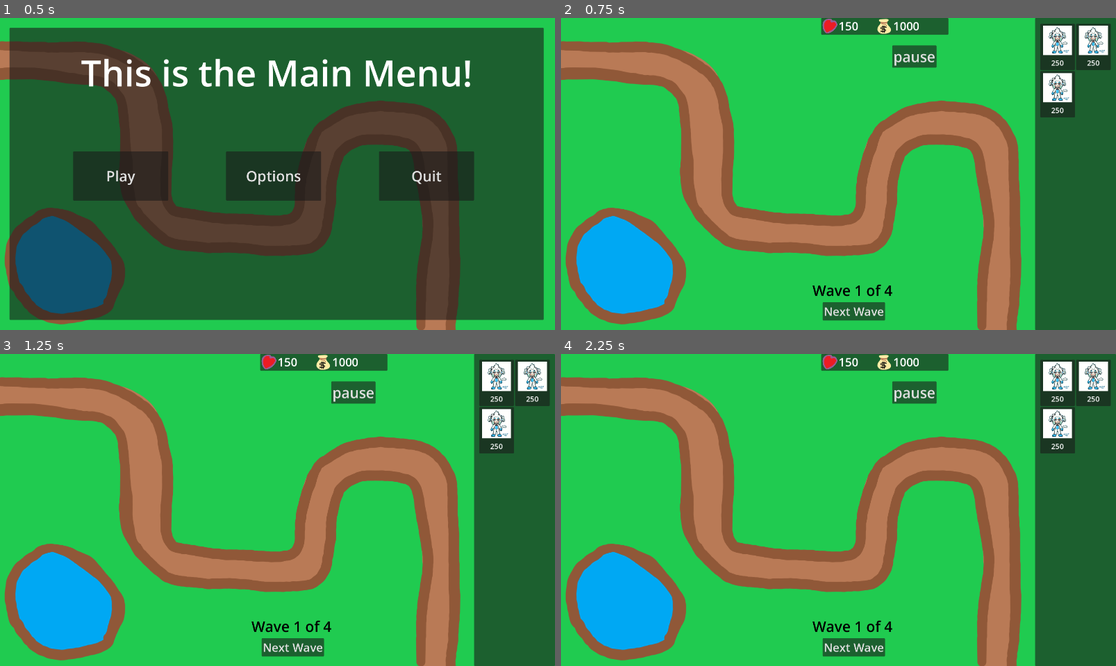
Above: before the commit, frames 1-4 (two rows, left to right).
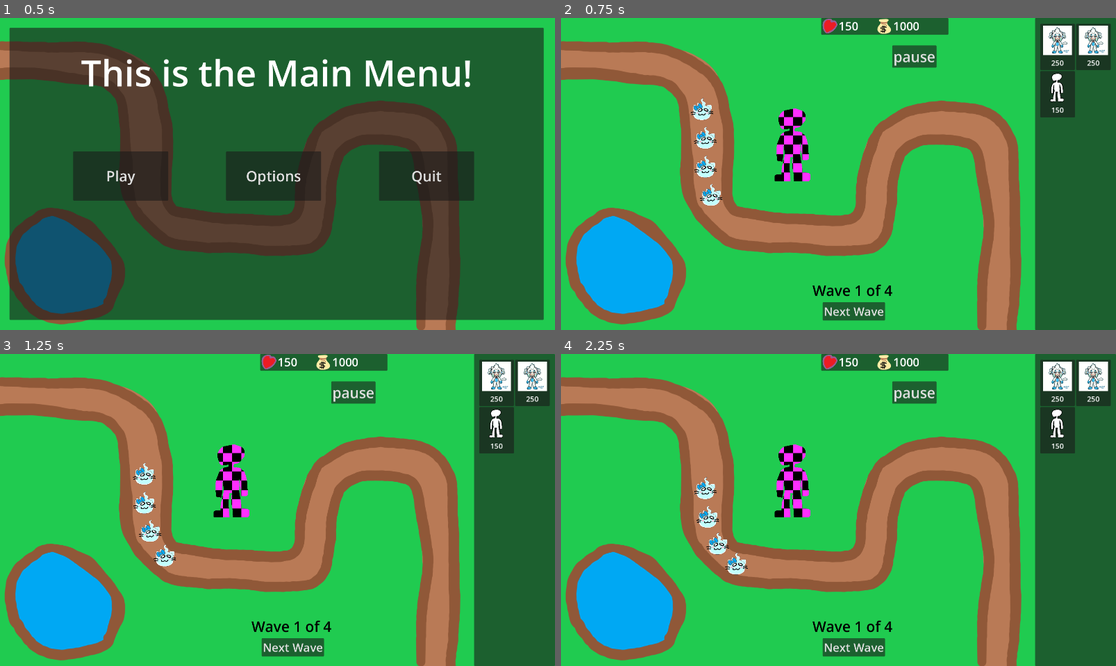
Above: after the commit, the same moments.

Repository: VitaminTree/Minki-Tower-Defense
Game: Godot game, scene res://UI/MainMenu.tscn
Same seed, same stepped clock (60 frames per second), same inputs: the game is played once before the commit and once after it.
Inputs:
- Up to frame 1 (0.5 s): no input
- Up to frame 2 (0.75 s): click "Play" at 0.5 s
- Up to frame 3 (1.25 s): no input
- Up to frame 4 (2.25 s): click "pause" at 1.25 s; click "Continue" at 2 s

Frame 1 is identical in both runs. In frame 2, 2.2% of the frame differs, in the area x 23-93%, y 17-61%; in frame 3, 2.2%; in frame 4, 2.2%.

Commit message:
A second tower has hit the defense
Added a second type of tower. Currently, it's only difference is firing less often and being cheaper, but behind the scenes it is a completely different tower than the original.

Diff:
--- a/Scripts/IceMinkiPanel.gd
+++ b/Scripts/TowerPanel.gd
@@ -1,8 +1,9 @@
 extends Panel
 
 @export var price: int = 250
+@export var tower: PackedScene
+@export var texture: CompressedTexture2D
 
-@onready var tower = preload("res://Towers/IceMinki.tscn")
 @onready var green: StyleBoxFlat = preload("res://validPlacement.tres")
 @onready var red: StyleBoxFlat = preload("res://InvalidPlacement.tres")
 
@@ -15,10 +16,12 @@
 
 func _ready() -> void:
 	$VBoxContainer/PriceLabel.text = str(price)
+	$VBoxContainer/TextureRect.texture = texture
 	SignalMessenger.connect("BALANCE_UPDATED", can_afford)
 	SignalMessenger.connect("MOUSE_OVER_WATER", toggle_water)
 	SignalMessenger.connect("MOUSE_OVER_PATH", toggle_path)
 	SignalMessenger.MONEY_PAYMENT.emit(0) # hack to check balance at game start
+
 
 func can_afford(balance: int)-> void:
 	canPurchase = balance >= price
--- a/Towers/IceMinki.tscn
+++ b/Towers/IceMinki.tscn
@@ -46,7 +46,7 @@
 texture = ExtResource("1_l4cng")
 
 [node name="BulletCooldown" type="Timer" parent="."]
-wait_time = 0.2
+wait_time = 0.5
 one_shot = true
 
 [node name="Area" type="Panel" parent="."]
@@ -63,3 +63,4 @@
 grow_horizontal = 2
 grow_vertical = 2
 theme_override_styles/panel = ExtResource("4_ku0nn")
+metadata/_edit_use_anchors_ = true
--- /dev/null
+++ b/Towers/PurpleMinki.tscn
@@ -0,0 +1,84 @@
+[gd_scene load_steps=10 format=3 uid="uid://biw7a1ylgrqcu"]
+
+[ext_resource type="Script" path="res://Towers/TempMinki.gd" id="1_u16cy"]
+[ext_resource type="Texture2D" uid="uid://cr374bja6kq8s" path="res://Assets/circle.png" id="1_y6rsb"]
+[ext_resource type="PackedScene" uid="uid://coqnc4e8k7cxg" path="res://Towers/Dart.tscn" id="2_dawd7"]
+[ext_resource type="Texture2D" uid="uid://b5xso582ggq0r" path="res://Assets/person.png" id="2_kngs8"]
+[ext_resource type="Texture2D" uid="uid://ccrgq6sennjcm" path="res://Assets/checkerboard.png" id="3_4fupq"]
+[ext_resource type="StyleBox" uid="uid://ruchrnlx762e" path="res://InvalidPlacement.tres" id="3_uqt4y"]
+
+[sub_resource type="RectangleShape2D" id="RectangleShape2D_tr8sk"]
+size = Vector2(109, 110)
+
+[sub_resource type="CircleShape2D" id="CircleShape2D_cil23"]
+radius = 350.0
+
+[sub_resource type="StyleBoxTexture" id="StyleBoxTexture_0lv8g"]
+texture = ExtResource("3_4fupq")
+axis_stretch_horizontal = 1
+axis_stretch_vertical = 1
+modulate_color = Color(1, 0.188235, 0.823529, 1)
+
+[node name="TempMinkiTower" type="StaticBody2D" node_paths=PackedStringArray("projectileContainer", "rangeHitbox", "projectileOrigin", "timer")]
+script = ExtResource("1_u16cy")
+projectile = ExtResource("2_dawd7")
+projectileContainer = NodePath("BulletContainer")
+rangeHitbox = NodePath("BulletRange")
+projectileOrigin = NodePath("BulletOrigin")
+timer = NodePath("BulletCooldown")
+
+[node name="TowerShape" type="CollisionShape2D" parent="."]
+position = Vector2(-0.5, 0)
+shape = SubResource("RectangleShape2D_tr8sk")
+
+[node name="BulletOrigin" type="Marker2D" parent="."]
+position = Vector2(44, 0)
+
+[node name="BulletRange" type="Area2D" parent="."]
+
+[node name="BulletRangeShape" type="CollisionShape2D" parent="BulletRange"]
+position = Vector2(0, 1)
+shape = SubResource("CircleShape2D_cil23")
+
+[node name="BulletRangeVisual" type="Sprite2D" parent="."]
+modulate = Color(0.0588235, 1, 1, 0.368627)
+position = Vector2(0, 1)
+scale = Vector2(2, 2)
+texture = ExtResource("1_y6rsb")
+
+[node name="BulletContainer" type="Node" parent="."]
+
+[node name="Sprite2D" type="Sprite2D" parent="."]
+clip_children = 1
+scale = Vector2(0.5, 0.5)
+texture = ExtResource("2_kngs8")
+
+[node name="Panel" type="Panel" parent="Sprite2D"]
+anchors_preset = 15
+anchor_right = 1.0
+anchor_bottom = 1.0
+offset_left = -128.0
+offset_top = -128.0
+offset_right = -128.0
+offset_bottom = -128.0
+grow_horizontal = 2
+grow_vertical = 2
+theme_override_styles/panel = SubResource("StyleBoxTexture_0lv8g")
+
+[node name="BulletCooldown" type="Timer" parent="."]
+one_shot = true
+
+[node name="Area" type="Panel" parent="."]
+modulate = Color(1, 1, 1, 0.694118)
+anchors_preset = 8
+anchor_left = 0.5
+anchor_top = 0.5
+anchor_right = 0.5
+anchor_bottom = 0.5
+offset_left = -64.0
+offset_top = -64.0
+offset_right = 64.0
+offset_bottom = 64.0
+grow_horizontal = 2
+grow_vertical = 2
+theme_override_styles/panel = ExtResource("3_uqt4y")
--- /dev/null
+++ b/Towers/TempMinki.gd
@@ -0,0 +1,25 @@
+class_name TempMinki extends Tower
+
+var tower = Tower.new()
+
+# Called when the node enters the scene tree for the first time.
+func _ready():
+	tower.dartDamage = dartDamage
+	tower.projectile = projectile
+	tower.projectileContainer = projectileContainer
+	tower.rangeHitbox = rangeHitbox
+	tower.projectileOrigin = projectileOrigin
+	tower.timer = timer
+
+# Called every frame. 'delta' is the elapsed time since the previous frame.
+func _process(delta: float) -> void:
+	tower._process(delta)
+
+func attack(_tgt) -> void:
+	pass
+
+func refresh_targets() -> void:
+	pass
+
+func target_last(_enemies: Array) -> void:
+	pass
--- a/UI/IceMinkiPanel.tscn
+++ b/UI/IceMinkiPanel.tscn
@@ -1,11 +1,11 @@
 [gd_scene load_steps=3 format=3 uid="uid://bg4juqoye2wvi"]
 
-[ext_resource type="Script" path="res://Scripts/IceMinkiPanel.gd" id="1_0ww28"]
+[ext_resource type="Script" path="res://Scripts/TowerPanel.gd" id="1_ts8j7"]
 [ext_resource type="Texture2D" uid="uid://dtbt8e2rrnyc4" path="res://Assets/Minki.png" id="2_k6280"]
 
-[node name="IceMinkiPanel" type="Panel"]
+[node name="TowerPanel" type="Panel"]
 custom_minimum_size = Vector2(120, 160)
-script = ExtResource("1_0ww28")
+script = ExtResource("1_ts8j7")
 
 [node name="VBoxContainer" type="VBoxContainer" parent="."]
 layout_mode = 0
--- a/UI/ui.tscn
+++ b/UI/ui.tscn
@@ -1,9 +1,13 @@
-[gd_scene load_steps=5 format=3 uid="uid://ca1qui65w5ckj"]
+[gd_scene load_steps=9 format=3 uid="uid://ca1qui65w5ckj"]
 
 [ext_resource type="PackedScene" uid="uid://bg4juqoye2wvi" path="res://UI/IceMinkiPanel.tscn" id="1_1ld0t"]
 [ext_resource type="Texture2D" uid="uid://2rfih732dfip" path="res://Assets/heart.png" id="2_q3xfb"]
 [ext_resource type="Script" path="res://Scripts/Resource Panel.gd" id="2_smqts"]
 [ext_resource type="Texture2D" uid="uid://b7k4d4uoey1ly" path="res://Assets/money.png" id="3_rrbvd"]
+[ext_resource type="PackedScene" uid="uid://41ht1veq4f77" path="res://Towers/IceMinki.tscn" id="5_kdb6q"]
+[ext_resource type="Texture2D" uid="uid://dtbt8e2rrnyc4" path="res://Assets/Minki.png" id="6_yx21i"]
+[ext_resource type="PackedScene" uid="uid://biw7a1ylgrqcu" path="res://Towers/PurpleMinki.tscn" id="7_03ng4"]
+[ext_resource type="Texture2D" uid="uid://b5xso582ggq0r" path="res://Assets/person.png" id="8_lc4wy"]
 
 [node name="UI" type="CanvasLayer"]
 
@@ -76,9 +80,16 @@
 
 [node name="IceMinkiPanel" parent="ShopPanel/FlowContainer" instance=ExtResource("1_1ld0t")]
 layout_mode = 2
+tower = ExtResource("5_kdb6q")
+texture = ExtResource("6_yx21i")
 
 [node name="IceMinkiPanel2" parent="ShopPanel/FlowContainer" instance=ExtResource("1_1ld0t")]
 layout_mode = 2
+tower = ExtResource("5_kdb6q")
+texture = ExtResource("6_yx21i")
 
 [node name="IceMinkiPanel3" parent="ShopPanel/FlowContainer" instance=ExtResource("1_1ld0t")]
 layout_mode = 2
+price = 150
+tower = ExtResource("7_03ng4")
+texture = ExtResource("8_lc4wy")
--- a/main.tscn
+++ b/main.tscn
@@ -1,10 +1,13 @@
-[gd_scene load_steps=8 format=3 uid="uid://b2314ouwd5gbi"]
+[gd_scene load_steps=12 format=3 uid="uid://b2314ouwd5gbi"]
 
 [ext_resource type="Texture2D" uid="uid://ba28nvkk4dirn" path="res://Assets/Track.png" id="1_2o82f"]
 [ext_resource type="Script" path="res://Scripts/LevelOne.gd" id="2_b56o8"]
 [ext_resource type="Script" path="res://Scripts/PathSpawner.gd" id="3_0amyu"]
+[ext_resource type="PackedScene" uid="uid://nakpgq5gx5jj" path="res://Enemies/Wisp.tscn" id="4_3rbwm"]
 [ext_resource type="Script" path="res://Scripts/BespokePauseRemoveLater.gd" id="4_pknsf"]
 [ext_resource type="PackedScene" uid="uid://ca1qui65w5ckj" path="res://UI/ui.tscn" id="4_uwnil"]
+[ext_resource type="Texture2D" uid="uid://b5xso582ggq0r" path="res://Assets/person.png" id="7_tywtp"]
+[ext_resource type="Texture2D" uid="uid://ccrgq6sennjcm" path="res://Assets/checkerboard.png" id="8_7nb2a"]
 
 [sub_resource type="Curve2D" id="Curve2D_s8aae"]
 _data = {
@@ -15,6 +18,12 @@
 [sub_resource type="LabelSettings" id="LabelSettings_audou"]
 font_size = 50
 font_color = Color(0, 0, 0, 1)
+
+[sub_resource type="StyleBoxTexture" id="StyleBoxTexture_wrog5"]
+texture = ExtResource("8_7nb2a")
+axis_stretch_horizontal = 2
+axis_stretch_vertical = 2
+modulate_color = Color(1, 0.184314, 1, 1)
 
 [node name="Main" type="Node2D"]
 
@@ -42,6 +51,38 @@
 
 [node name="Path2D" type="Path2D" parent="PathSpawner"]
 curve = SubResource("Curve2D_s8aae")
+
+[node name="PathFollow2D" type="PathFollow2D" parent="PathSpawner/Path2D"]
+position = Vector2(481.611, 287.391)
+progress = 500.0
+rotates = false
+loop = false
+
+[node name="enemy_Wisp" parent="PathSpawner/Path2D/PathFollow2D" instance=ExtResource("4_3rbwm")]
+
+[node name="PathFollow2D2" type="PathFollow2D" parent="PathSpawner/Path2D"]
+position = Vector2(497.563, 386.289)
+progress = 600.0
+rotates = false
+loop = false
+
+[node name="enemy_Wisp" parent="PathSpawner/Path2D/PathFollow2D2" instance=ExtResource("4_3rbwm")]
+
+[node name="PathFollow2D3" type="PathFollow2D" parent="PathSpawner/Path2D"]
+position = Vector2(498.661, 486.113)
+progress = 700.0
+rotates = false
+loop = false
+
+[node name="enemy_Wisp" parent="PathSpawner/Path2D/PathFollow2D3" instance=ExtResource("4_3rbwm")]
+
+[node name="PathFollow2D4" type="PathFollow2D" parent="PathSpawner/Path2D"]
+position = Vector2(510.561, 584.759)
+progress = 800.0
+rotates = false
+loop = false
+
+[node name="enemy_Wisp" parent="PathSpawner/Path2D/PathFollow2D4" instance=ExtResource("4_3rbwm")]
 
 [node name="Timer" type="Timer" parent="PathSpawner"]
 one_shot = true
@@ -76,6 +117,23 @@
 text = "Wave 1 of 4"
 label_settings = SubResource("LabelSettings_audou")
 
+[node name="Sprite2D" type="Sprite2D" parent="."]
+clip_children = 1
+position = Vector2(806, 442)
+texture = ExtResource("7_tywtp")
+
+[node name="Panel" type="Panel" parent="Sprite2D"]
+anchors_preset = 15
+anchor_right = 1.0
+anchor_bottom = 1.0
+offset_left = -131.0
+offset_top = -132.0
+offset_right = -131.0
+offset_bottom = -132.0
+grow_horizontal = 2
+grow_vertical = 2
+theme_override_styles/panel = SubResource("StyleBoxTexture_wrog5")
+
 [connection signal="mouse_entered" from="Track/Path" to="Track" method="_on_path_mouse_entered"]
 [connection signal="mouse_exited" from="Track/Path" to="Track" method="_on_path_mouse_exited"]
 [connection signal="mouse_entered" from="Track/Water" to="Track" method="_on_water_mouse_entered"]
Binary file added: Assets/checkerboard.png
Not shown, added: Assets/checkerboard.png.import
Binary file added: Assets/person.png
Not shown, added: Assets/person.png.import
Binary file added: Assets/person2.png
Not shown, added: Assets/person2.png.import
